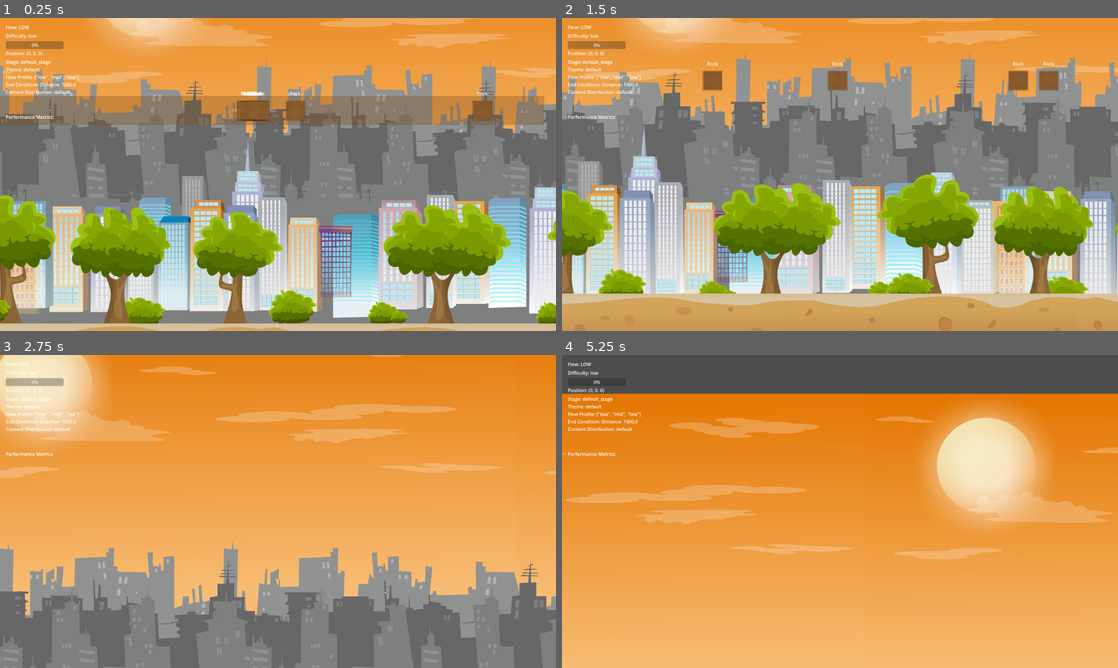
Above: before the commit, frames 1-4 (two rows, left to right).
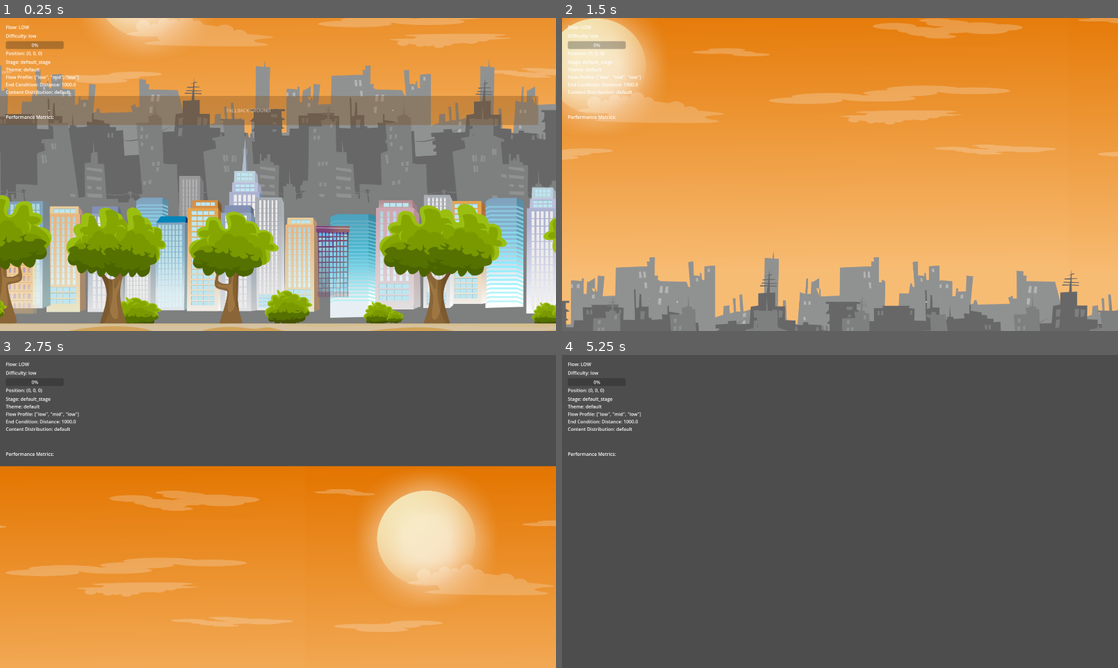
Above: after the commit, the same moments.

Repository: talofo/namoradinha
Game: Godot game, scene res://game/Game.tscn
Two runs of this game, one before a commit and one after it. Both use one fixed random seed, a clock stepped at 60 frames per second and the inputs below.
Inputs:
- Up to frame 1 (0.25 s): no input
- Up to frame 2 (1.5 s): tap Enter at 0.5 s; hold Space (boost) 0.53-1.28 s; tap Space (boost) at 1.35 s
- Up to frame 3 (2.75 s): hold Space (boost) from 2.03 s (still down); tap 1 at 2.1 s
- Up to frame 4 (5.25 s): release Space (boost) at 2.78 s; tap 2 at 2.85 s; tap Space (boost) at 3.05, 3.5, 4.35, 5 s; hold Space (boost) 3.53-4.28 s; tap Enter at 4.25 s; hold Space (boost) from 5.03 s (still down); tap 1 at 5.1 s

The runs differ from the first frame. In frame 1, 16% of the frame differs, in the area x 0-100%, y 0-100%; in frame 2, 97%; in frame 3, 97%; in frame 4, 88%.

Commit message:
FIX: rocks appearing and preventing player to move - no more

Diff:
--- a/resources/physics/default_physics.tres
+++ b/resources/physics/default_physics.tres
@@ -19,11 +19,11 @@
 deceleration_speed_factor = 0.0001
 max_deceleration_factor = 0.05
 frame_rate_adjustment = 60.0
-default_launch_strength = 4000.0
+default_launch_strength = 5000.0
 default_launch_angle_degrees = 85.0
-manual_air_boost_rising_strength = 800.0
+manual_air_boost_rising_strength = 2000.0
 manual_air_boost_rising_angle = 45.0
-manual_air_boost_falling_strength = 4000.0
+manual_air_boost_falling_strength = 2000.0
 manual_air_boost_falling_angle = -60.0
 default_material_friction = 0.4
 default_material_bounce = 0.6
--- a/resources/stage/content_distributions/default_distribution.tres
+++ b/resources/stage/content_distributions/default_distribution.tres
@@ -18,7 +18,7 @@
 },
 "obstacles": {
 "allowed_entities": ["Rock"],
-"base_ratio_weight": 2.0,
+"base_ratio_weight": 6.0,
 "placement_tag": "obstacle_marker"
 }
 }
@@ -40,10 +40,10 @@
 "distance": 10.0
 },
 "obstacle": {
-"distance": 1000.0
+"distance": 150.0
 },
 "obstacles": {
-"distance": 1000.0
+"distance": 150.0
 }
 },
 "pacing_rules": {}
--- a/scripts/stage/content/ContentFactory.gd
+++ b/scripts/stage/content/ContentFactory.gd
@@ -103,19 +103,26 @@
 		# Instead of just warning, register a placeholder for this content type
 		if category == "boosts" and content_type == "SpeedPad":
 			# Create a placeholder entry for SpeedPad
-			register_content_type(category, content_type, "res://obstacles/RockObstacle.tscn")
+			# register_content_type(category, content_type, "res://obstacles/RockObstacle.tscn") # Commented out
 			if debug_enabled:
-				print("ContentFactory: Created placeholder for %s/%s" % [category, content_type])
+				# print("ContentFactory: Created placeholder for %s/%s" % [category, content_type]) # Optional: comment out print too
+				push_warning("ContentFactory: No scene path defined for %s/%s. Placeholder logic commented out." % [category, content_type]) # Added warning
 		elif category == "collectibles" and content_type == "Coin":
 			# Create a placeholder entry for Coin
-			register_content_type(category, content_type, "res://obstacles/RockObstacle.tscn")
+			# register_content_type(category, content_type, "res://obstacles/RockObstacle.tscn") # Commented out
 			if debug_enabled:
-				print("ContentFactory: Created placeholder for %s/%s" % [category, content_type])
-		else:
-			if debug_enabled:
-				push_warning("ContentFactory: Unknown content type '%s' in category '%s'" % [content_type, category])
-			return ""
+				# print("ContentFactory: Created placeholder for %s/%s" % [category, content_type]) # Optional: comment out print too
+				push_warning("ContentFactory: No scene path defined for %s/%s. Placeholder logic commented out." % [category, content_type]) # Added warning
+		# else: # Keep the original else for other unknown types
+		#	if debug_enabled:
+		#		push_warning("ContentFactory: Unknown content type '%s' in category '%s'" % [content_type, category])
 
+		# Since placeholders are commented out, return empty if not explicitly defined
+		if debug_enabled:
+			push_warning("ContentFactory: Unknown or undefined content type '%s' in category '%s'" % [content_type, category])
+		return "" # Return empty if not found or placeholder commented out
+
+	# Get the correct path from the dictionary (if it exists)
 	var scene_path = _content_paths[category][content_type]
 	if debug_enabled:
 		print("DEBUG: Scene path for %s/%s: %s" % [category, content_type, scene_path])
@@ -151,7 +158,7 @@
 		# Special case for obstacles (like rocks) - always place at ground level (y=0)
 		if instance is RockObstacle or (instance.get_groups().has("obstacles")):
 			# For obstacles, use width_offset for X and always set Y to 0
-			position_2d = Vector2(width_offset, 0)
+			position_2d = Vector2(width_offset, 710)  # 720 was adjusted manually and visually for the rock to fit the ground.
 
 			# Use distance for z-index to handle depth sorting
 			# Higher distance = further away = lower z-index
--- a/scripts/stage/strategies/IContentDistributionStrategy.gd
+++ b/scripts/stage/strategies/IContentDistributionStrategy.gd
@@ -136,6 +136,26 @@
 					[content_category, content_type, current_count, max_count])
 			return false
 
+	# Check distance from player spawn point (only for obstacles)
+	if content_category == "obstacles":
+		# Player spawn is at Vector2(0, 800)
+		var spawn_x = 0.0
+		var spawn_y = 800.0
+
+		# Calculate distance to spawn point
+		var dx = width_offset - spawn_x
+		var dz = distance_along_chunk - spawn_y
+		var distance_to_spawn = sqrt(dx*dx + dz*dz)
+
+		# Define minimum safe distance from spawn (adjust as needed)
+		var min_spawn_distance = 4000.0
+
+		if distance_to_spawn < min_spawn_distance:
+			if _debug_enabled:
+				print("DEBUG: Placement validation failed for %s/%s: Too close to player spawn point (distance: %f, min required: %f)" %
+					[content_category, content_type, distance_to_spawn, min_spawn_distance])
+			return false
+
 	# All checks passed
 	if _debug_enabled:
 		print("DEBUG: Placement validation result for %s/%s: VALID" % [content_category, content_type])
--- a/scripts/stage/strategies/WeightedRandomStrategy.gd
+++ b/scripts/stage/strategies/WeightedRandomStrategy.gd
@@ -18,7 +18,7 @@
 	flow_state: FlowAndDifficultyController.FlowState,
 	difficulty: String,
 	content_rules: ContentDistribution,
-	_current_placements_history: Array
+	current_placements_history: Array
 ) -> Array:
 	if _debug_enabled:
 		print("WeightedRandomStrategy: Distributing content for chunk '%s' with flow state %s and difficulty %s" %
@@ -26,6 +26,19 @@
 
 	# Clear used positions for this new distribution
 	_used_positions.clear()
+
+	# Populate _used_positions from current_placements_history to ensure cross-chunk awareness
+	for placement in current_placements_history:
+		if placement.has("width_offset") and placement.has("height") and placement.has("distance_along_chunk"):
+			var pos = Vector3(
+				placement["width_offset"],
+				placement["height"],
+				placement["distance_along_chunk"]
+			)
+			_used_positions.append(pos)
+
+	if _debug_enabled:
+		print("WeightedRandomStrategy: Loaded %d existing positions from placement history" % _used_positions.size())
 
 	# Initialize result array
 	var placements = []
@@ -129,8 +142,15 @@
 					# Use sector-based placement for obstacles to ensure they're spread out
 					# Divide the available width into sectors based on target count
 					var total_width = 4000.0  # -2000 to 2000 = 4000 total width
-					var sector_width = total_width / target_count
+
+					# Ensure sector width is reasonable and target_count is not zero
+					var effective_target_count = max(target_count, 1)
+					var sector_width = max(total_width / effective_target_count, 1500.0)
+
+					# Calculate sector boundaries with better distribution
 					var sector_start = -2000.0 + (i * sector_width)
+					# Ensure sector_start stays within reasonable bounds
+					sector_start = clamp(sector_start, -2000.0, 2000.0 - sector_width)
 					var sector_end = sector_start + sector_width
 
 					if _debug_enabled:
@@ -158,13 +178,43 @@
 
 						# Check if this position is too close to any previously used position
 						var too_close_to_existing = false
-						for used_pos in _used_positions:
-							var dx = position.x - used_pos.x
-							var dz = position.z - used_pos.z
-							var distance = sqrt(dx*dx + dz*dz)
-							if distance < 1000.0:  # Increased minimum distance between obstacles from 100 to 1000
-								too_close_to_existing = true
-								break
+
+						# First check against positions in the current chunk
+						for placement in placements:
+							if placement["category"] == "obstacles" or placement["category"] == "collectibles" or placement["category"] == "boosts":
+								var dx = position.x - placement["width_offset"]
+								var dz = position.z - placement["distance_along_chunk"]
+								var distance = sqrt(dx*dx + dz*dz)
+
+								# Get minimum distance from constraints for the current category
+								var min_distance = constraints.get("minimum_spacing", {}).get(placement["category"], {}).get("distance", 5.0)
+								# Use a potentially larger distance when checking against obstacles specifically
+								if placement["category"] == "obstacles":
+									min_distance = max(min_distance, constraints.get("minimum_spacing", {}).get("obstacles", {}).get("distance", 100.0)) # Ensure we use obstacle spacing if larger
+
+								if distance < min_distance:
+									too_close_to_existing = true
+									if _debug_enabled:
+										print("WeightedRandomStrategy: Position (%f, %f) too close to existing %s (%f, %f), distance: %f" %
+											[position.x, position.z, placement["category"], placement["width_offset"], placement["distance_along_chunk"], distance])
+									break
+
+						# Then check against positions from other chunks
+						if not too_close_to_existing:
+							# Get the minimum distance for obstacles from constraints
+							var min_obstacle_distance = constraints.get("minimum_spacing", {}).get("obstacles", {}).get("distance", 100.0)
+
+							for used_pos in _used_positions:
+								var dx = position.x - used_pos.x
+								var dz = position.z - used_pos.z
+								var distance = sqrt(dx*dx + dz*dz)
+								# Check against the configured obstacle minimum distance
+								if distance < min_obstacle_distance:
+									too_close_to_existing = true
+									if _debug_enabled:
+										print("WeightedRandomStrategy: Position (%f, %f) too close to existing position (%f, %f), distance: %f (min: %f)" %
+											[position.x, position.z, used_pos.x, used_pos.z, distance, min_obstacle_distance]) # Added missing argument
+									break
 
 						if too_close_to_existing:
 							if _debug_enabled and attempt == 14:
@@ -309,7 +359,17 @@
 		var weight_ratio = categories[category_name]["base_ratio_weight"] / total_weight if total_weight > 0 else 0
 		var base_count = int(weight_ratio * 10 * density_factor)  # 10 is a base multiplier
 
-		# Apply max_per_chunk constraint
+		# Apply category-specific multipliers to reduce obstacle count
+		# if category_name == "obstacles": # Removed hardcoded reduction and limit
+			# base_count = int(base_count * 0.2)  # Reduce obstacles by 80% - REMOVED
+
+			# Hard limit on obstacles per chunk to prevent overcrowding
+			# base_count = min(base_count, 2)  # Maximum 2 obstacles per chunk - REMOVED
+
+			# if _debug_enabled:
+				# print("WeightedRandomStrategy: Reducing obstacle count by 80%% to %s (hard limit: 2)" % str(base_count)) # REMOVED
+
+		# Apply max_per_chunk constraint (Now uses value from .tres)
 		var max_count = constraints["max_per_chunk"].get(category_name, 999)
 		target_counts[category_name] = min(base_count, max_count)
 
